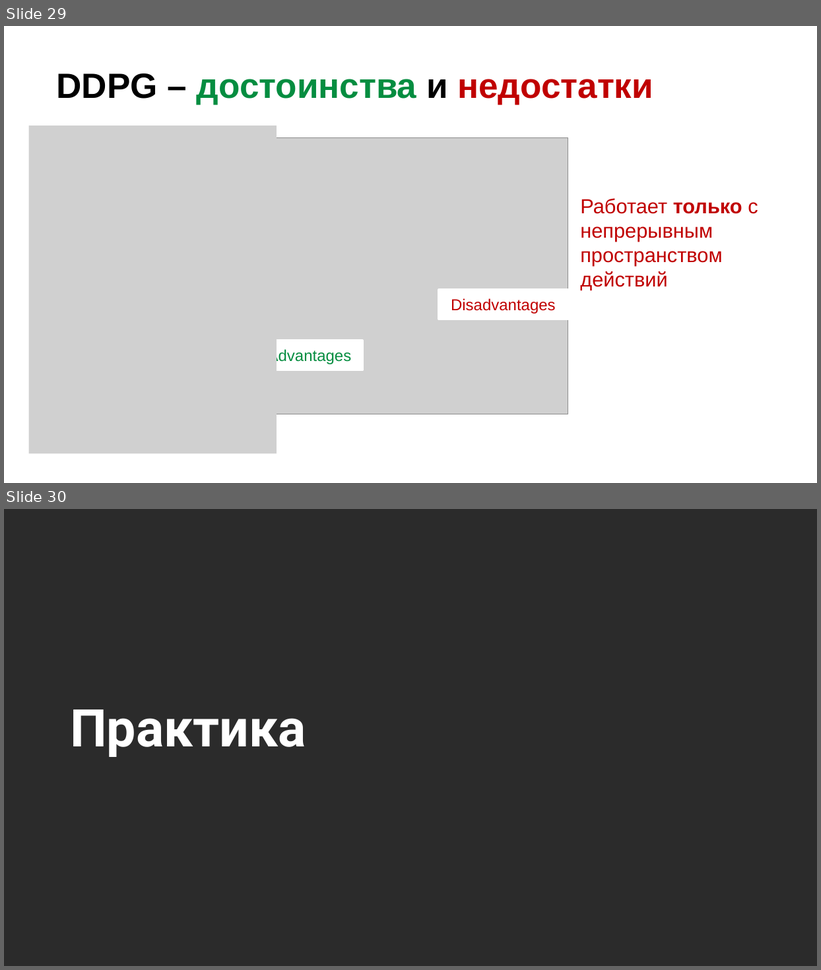
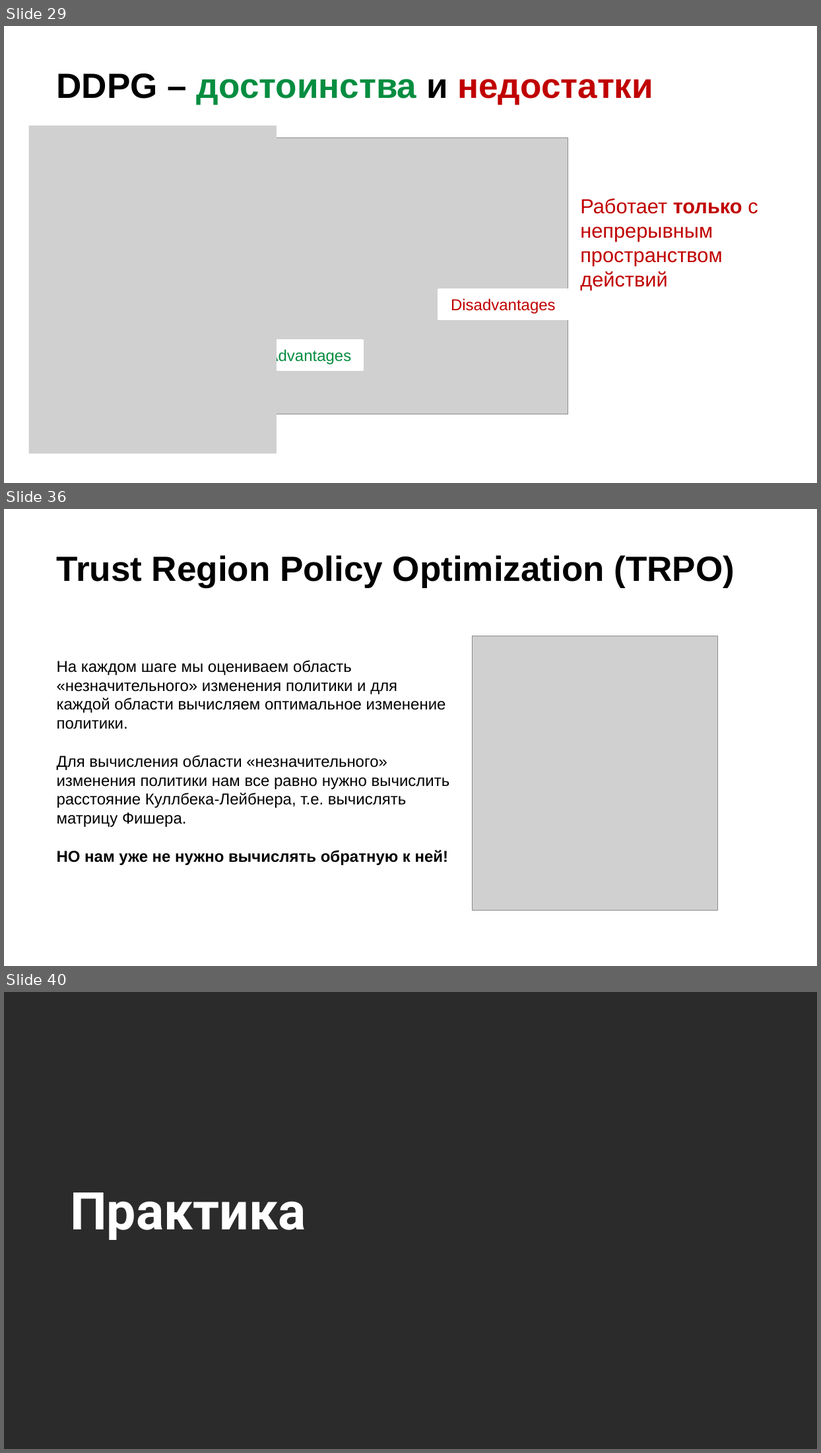
Before and after one commit to stureiko/Otus_lectures, a slide deck: ML Adv/28 - Actor-Critic/Presentation/Actor-Critic.pptx. Shown one above the other, each under a label of ours: slides 29 and 30 before the commit, slides 29, 36 and 40 after it; the slides between them are not shown. The pictures are 821x970 and 821x1453 pixels, drawn with LibreOffice and Linux fonts; fonts in the diff are those of the drawing; grey boxes stand for pictures; background and template pictures are left out; a plain dark background stands for a picture behind light text. Boxes give left, top, right and bottom in pixels: in the first picture for what was removed or moved away, otherwise in the second. Text is boxed around its words. In the diff, an @@ line names an element or a change of style, - is before the commit and + after.

```diff
--- a/ML Adv/28 - Actor-Critic/Presentation/Actor-Critic.pptx
+++ b/ML Adv/28 - Actor-Critic/Presentation/Actor-Critic.pptx
@@ slide 36 added at [4, 509, 817, 966], background picture (left out) @@
@@ title added at [57, 555, 734, 588], 31 pt, text #000000, bold @@
+Trust Region Policy Optimization (TRPO)
@@ picture added at [473, 636, 718, 911] @@
@@ text added at [57, 660, 450, 865], 14 pt, text #000000 @@
+На каждом шаге мы оцениваем область «незначительного» изменения политики и для каждой области вычисляем оптимальное изменение политики.
+Для вычисления области «незначительного» изменения политики нам все равно нужно вычислить расстояние Куллбека-Лейбнера, т.е. вычислять матрицу Фишера.
+НО нам уже не нужно вычислять обратную к ней!
@@ what was slide 30 is now slide 40 @@
```
Also in this commit, not shown: 6 slides changed, 9 other slides added, 4 slides removed, 4 other files.
